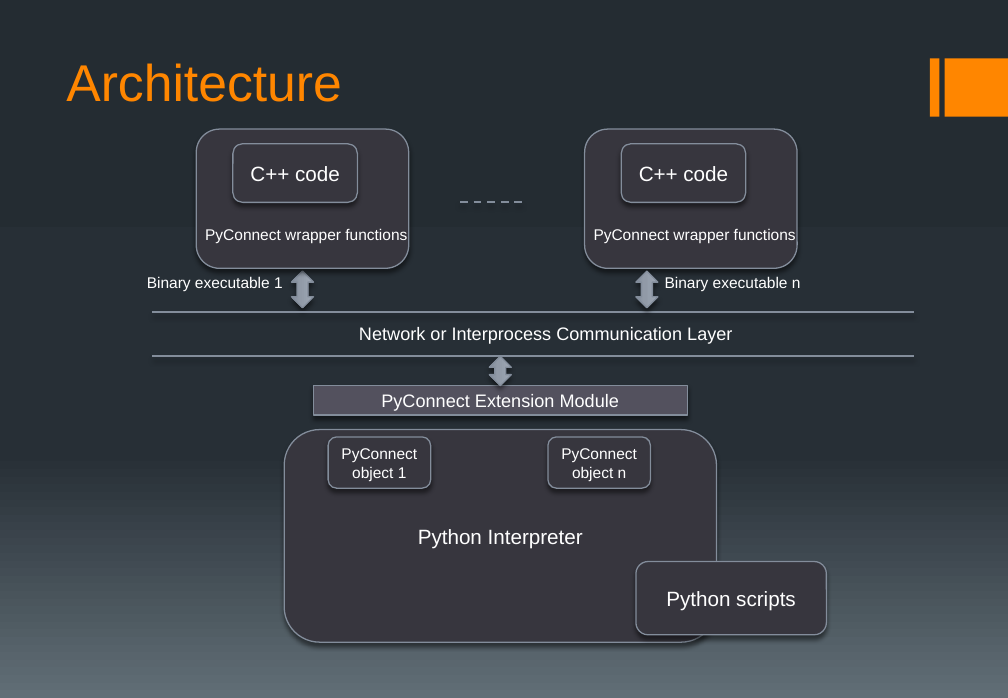
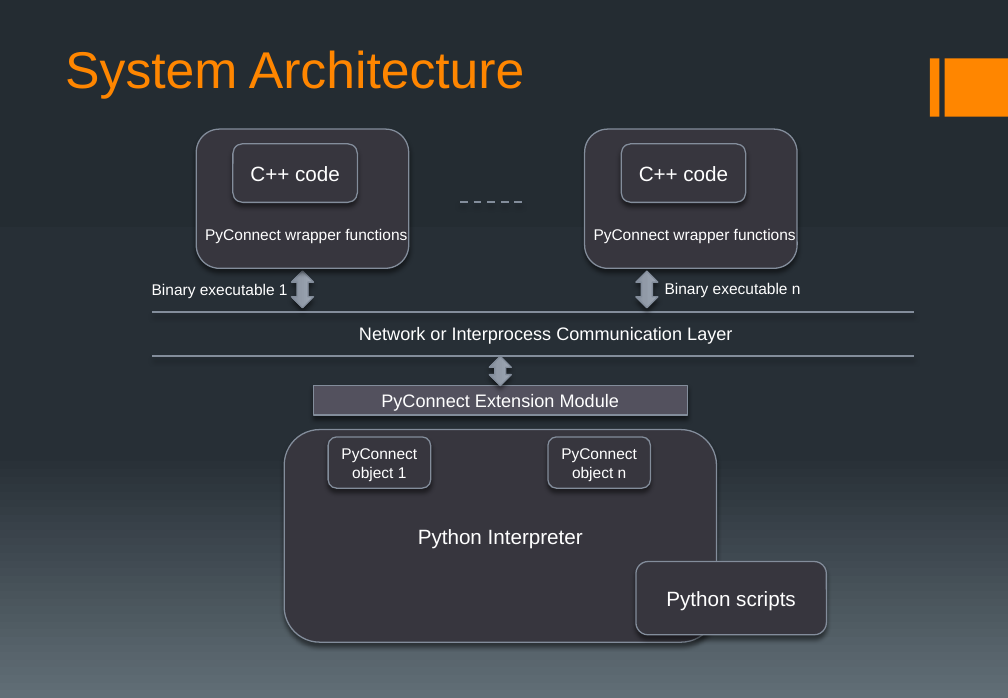
Before and after one commit to uts-magic-lab/pyconnect, a slide deck: slide 4 of doc/pyconnect_intro.pptx. Drawn at 1008x698 pixels with LibreOffice and Linux fonts; fonts in the diff are those of the drawing. Boxes give left, top, right and bottom in pixels: in the first picture for what was removed or moved away, otherwise in the second. Text is boxed around its words. In the diff, an @@ line names an element or a change of style, - is before the commit and + after.

```diff
--- a/doc/pyconnect_intro.pptx
+++ b/doc/pyconnect_intro.pptx
@@ title at <box>65,50,525,98</box>: text changed @@
-Architecture
+System Architecture
@@ text "Binary executable 1": place and size @@
-text "Binary executable 1" at <box>147,276,283,291</box>
+text "Binary executable 1" at <box>152,283,288,298</box>
@@ text "Binary executable n": place and size @@
-text "Binary executable n" at <box>665,276,801,291</box>
+text "Binary executable n" at <box>665,282,801,297</box>
```
Also in this commit, not shown: 6 other slides changed, 1 other file.
